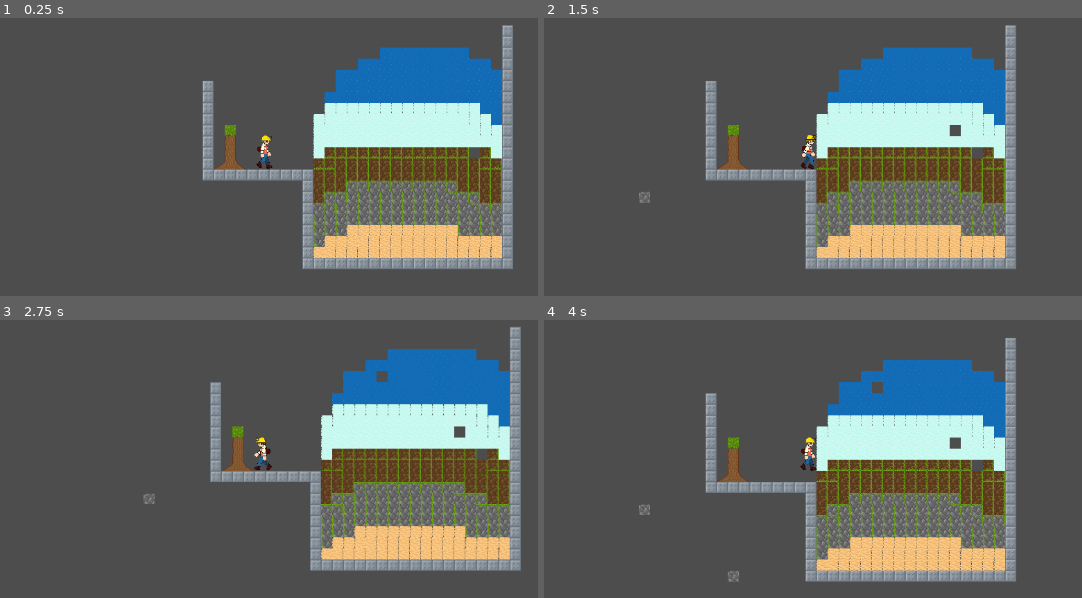
Above: before the commit, frames 1-4 (two rows, left to right).
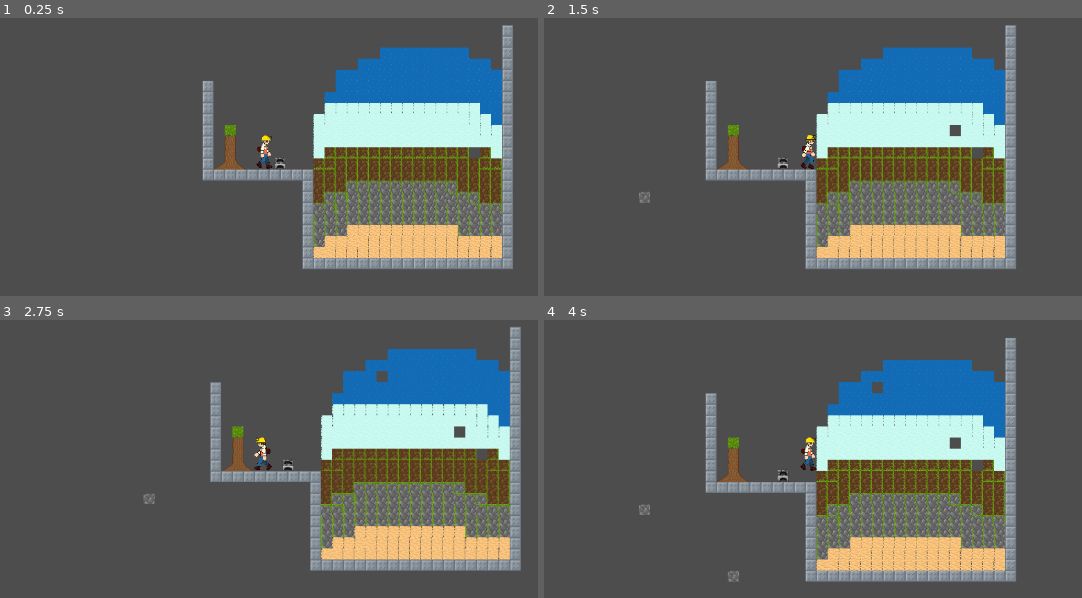
Above: after the commit, the same moments.

Repository: kangurm/Blockbuster
Game: Godot game, scene res://scenes/grid-test.tscn
Two runs of this game, one before a commit and one after it. Both use one fixed random seed, a clock stepped at 60 frames per second and the inputs below.
Inputs (mouse positions are in pixels of both pictures, inside the frame that each line leads up to):
- Up to frame 1 (0.25 s): no input
- Up to frame 2 (1.5 s): tap Enter (ui_accept) at 0.5, 0.77 s; move the mouse to (985, 145) at 0.52 s; hold Right (ui_right) from 0.53 s (still down); click (985, 145) at 0.6 s; move the mouse to (646, 193) at 1.27 s; right-click (646, 193) at 1.35 s
- Up to frame 3 (2.75 s): tap Enter (ui_accept) at 1.52 s; move the mouse to (344, 372) at 2.02 s; release Right (ui_right) at 2.03 s; hold Left (ui_left) from 2.03 s (still down); click (344, 372) at 2.1 s
- Up to frame 4 (4 s): move the mouse to (769, 561) at 2.77 s; release Left (ui_left) at 2.78 s; hold Right (ui_right) from 2.78 s (still down); right-click (769, 561) at 2.85 s; tap Enter (ui_accept) at 3.02, 3.77 s; move the mouse to (1049, 539) at 3.52 s; click (1049, 539) at 3.6 s

The runs differ from the first frame. In frame 1, less than 0.1% of the frame differs, in the area x 51-53%, y 50-54%; in frame 2, less than 0.1%; in frame 3, less than 0.1%; in frame 4, less than 0.1%, in the area x 43-46%, y 53-58%.

Commit message:
Refinery placeholder

Diff:
--- /dev/null
+++ b/Refinery/Refinery.tscn
@@ -0,0 +1,12 @@
+[gd_scene load_steps=2 format=3 uid="uid://ba7hrjgje3yyl"]
+
+[ext_resource type="Texture2D" uid="uid://c24vi22me48ls" path="res://Refinery/furnace-off.jpg" id="1_i3usj"]
+
+[node name="Refinery" type="Node2D"]
+scale = Vector2(0.021, 0.021)
+
+[node name="StaticBody2D" type="StaticBody2D" parent="."]
+
+[node name="Sprite2D" type="Sprite2D" parent="StaticBody2D"]
+scale = Vector2(1, 1.04222)
+texture = ExtResource("1_i3usj")
--- a/scenes/grid-test.tscn
+++ b/scenes/grid-test.tscn
@@ -1,12 +1,16 @@
-[gd_scene load_steps=3 format=3 uid="uid://d0q181kjlx5ao"]
+[gd_scene load_steps=4 format=3 uid="uid://d0q181kjlx5ao"]
 
 [ext_resource type="TileSet" uid="uid://db1ab1ibfd118" path="res://tileset.tres" id="1_njt13"]
 [ext_resource type="Script" path="res://scenes/TileMap.gd" id="2_x7qx0"]
+[ext_resource type="PackedScene" uid="uid://ba7hrjgje3yyl" path="res://Refinery/Refinery.tscn" id="3_u0nxb"]
 
 [node name="Node2D" type="Node2D"]
 
 [node name="TileMap" type="TileMap" parent="."]
 tile_set = ExtResource("1_njt13")
 format = 2
-layer_0/tile_data = PackedInt32Array(65529, 589824, 5, 19660 …(6485 unchanged characters)… 8, 6, -5, 196608, 6, -65541, 851968, 6, -2, 1, 65536)
+layer_0/tile_data = PackedInt32Array(65529, 589824, 5, 19660 …(6485 unchanged characters)… 8, 6, -5, 196608, 6, -65541, 851968, 6, 65534, 1, 65536)
 script = ExtResource("2_x7qx0")
+
+[node name="Refinery" parent="." instance=ExtResource("3_u0nxb")]
+position = Vector2(0, 23)
Binary file added: Refinery/furnace-off.jpg
Not shown, added: Refinery/furnace-off.jpg.import
Binary file added: Refinery/furnace-on.jpg
Not shown, added: Refinery/furnace-on.jpg.import
